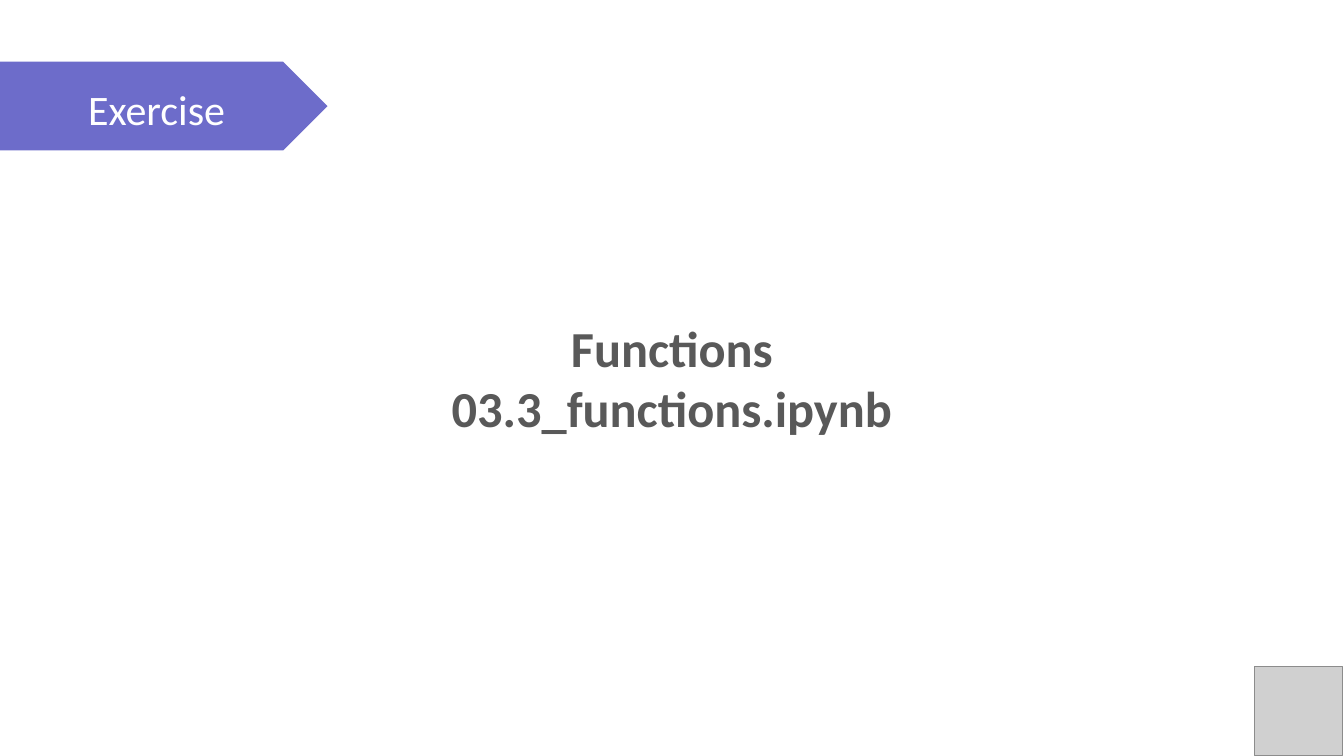
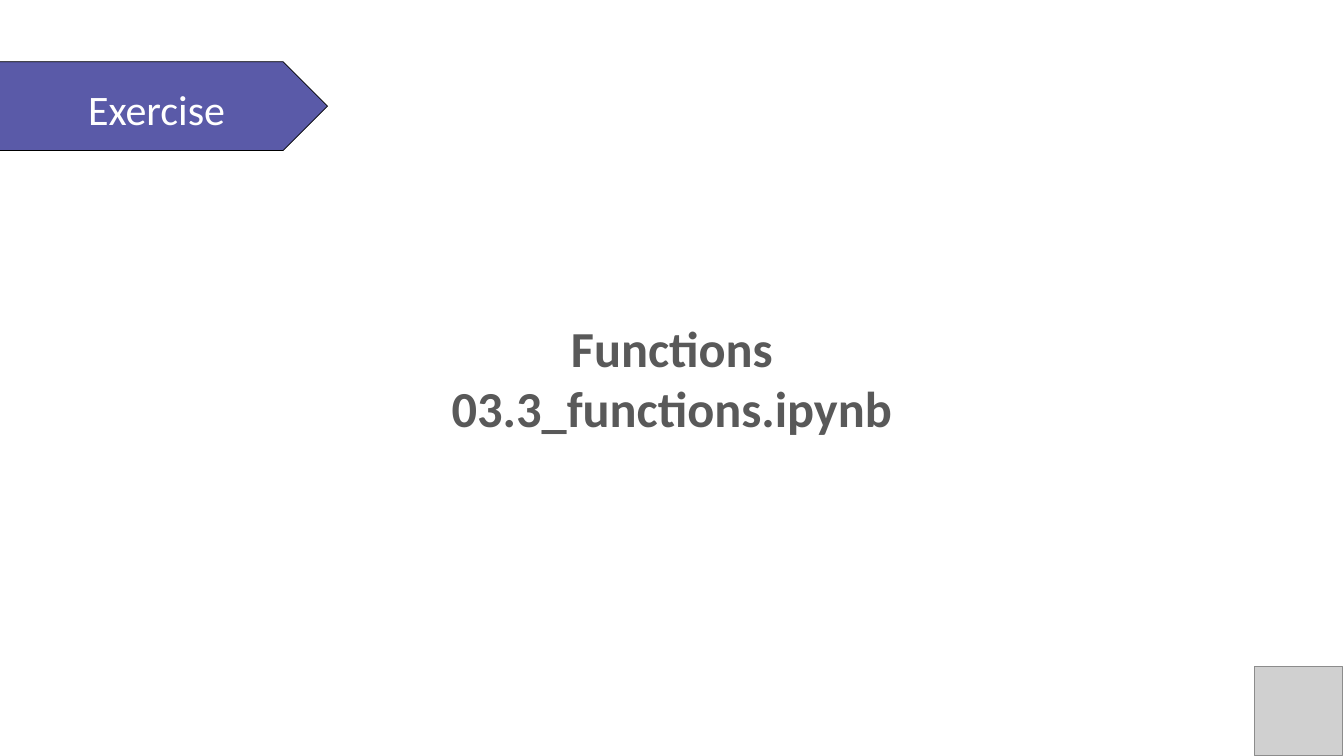
Before and after one commit to PracticumAI/python, a slide deck: slide 14 of presentations/03_functions.pptx. Drawn at 1344x756 pixels with LibreOffice and Linux fonts; fonts in the diff are those of the drawing; grey boxes stand for pictures. Boxes give left, top, right and bottom in pixels: in the first picture for what was removed or moved away, otherwise in the second. Text is boxed around its words. In the diff, an @@ line names an element or a change of style, - is before the commit and + after.

Commit message:
Updated functions .pptx to new color palette.

```diff
--- a/presentations/03_functions.pptx
+++ b/presentations/03_functions.pptx
@@ pentagon arrow at box(0, 62, 328, 150): fill #6D6CCA to #5A5AA8; outline none to #000000 0.5 pt @@
```
Also in this commit, not shown: 16 other slides changed.
